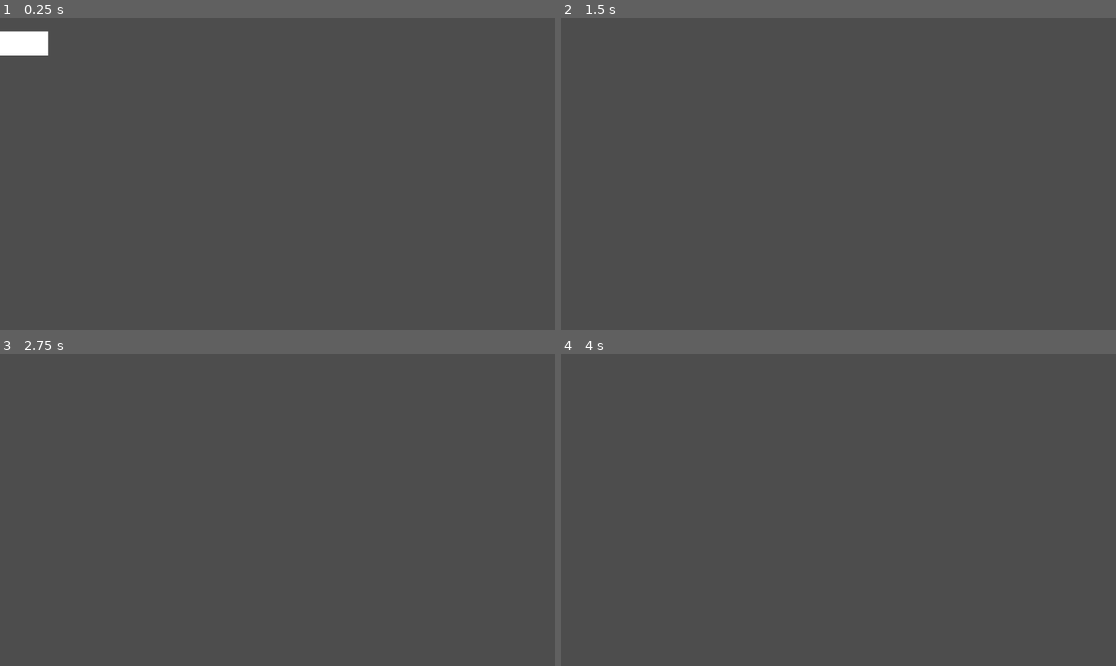
Above: before the commit, frames 1-4 (two rows, left to right).
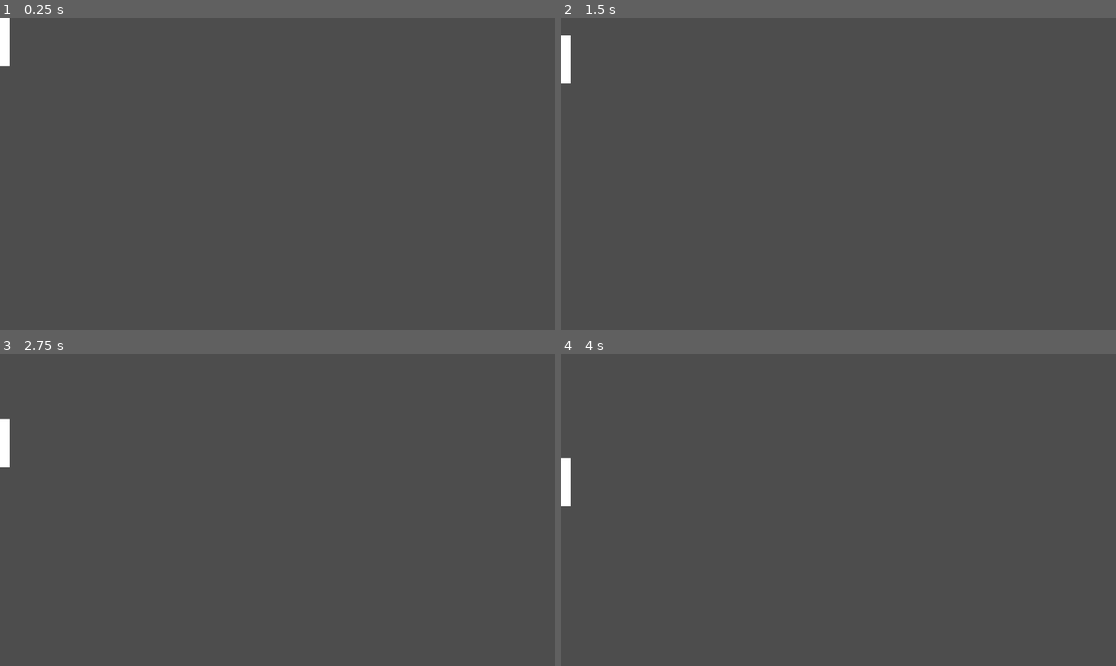
Above: after the commit, the same moments.

Repository: andreiraphel/Pong
Game: Godot game, scene res://player_1.tscn
Same seed, same stepped clock (60 frames per second), same inputs: the game is played once before the commit and once after it. The project has no main scene, so this scene is started directly.
Inputs:
- Up to frame 1 (0.25 s): no input
- Up to frame 2 (1.5 s): hold Down (ui_down) from 1.28 s (still down)
- Up to frame 3 (2.75 s): release Down (ui_down) at 2.03 s
- Up to frame 4 (4 s): tap Enter at 2.75 s; tap Space at 3.5 s; hold Down (ui_down) from 3.53 s (still down)

The runs differ from the first frame. In frame 1, 0.7% of the frame differs, in the area x 0-9%, y 0-16%; in frame 2, 0.3%; in frame 3, 0.3%; in frame 4, 0.3%.

Commit message:
Added player

Diff:
--- a/player_1.gd
+++ b/player_1.gd
@@ -1,4 +1,4 @@
-extends RigidBody2D
+extends StaticBody2D
 
 
 # Called when the node enters the scene tree for the first time.
@@ -8,7 +8,5 @@
 
 # Called every frame. 'delta' is the elapsed time since the previous frame.
 func _process(delta):
-	pass
-
-func _draw():
-	draw_rect(Rect2(0, 0, 100, 50), Color(1, 1, 1))
+	if Input.is_action_just_pressed("ui_down"):
+		position += Vector2(0, 1)
--- a/player_1.tscn
+++ b/player_1.tscn
@@ -1,8 +1,33 @@
-[gd_scene load_steps=2 format=3 uid="uid://bt2q26qx4qmyn"]
+[gd_scene load_steps=3 format=3 uid="uid://cc2kbng7weyg4"]
 
-[ext_resource type="Script" path="res://player_1.gd" id="1_hixpy"]
+[sub_resource type="GDScript" id="GDScript_tkdcc"]
+script/source = "extends StaticBody2D
 
-[node name="RigidBody2D" type="RigidBody2D"]
-script = ExtResource("1_hixpy")
+const MOVEMENT_SPEED = 3
+# Called when the node enters the scene tree for the first time.
+func _ready():
+	pass # Replace with function body.
+
+
+# Called every frame. 'delta' is the elapsed time since the previous frame.
+func _process(delta):
+	if Input.is_action_pressed(\"ui_down\"):
+		position += Vector2(0, MOVEMENT_SPEED)
+
+	if Input.is_action_pressed(\"ui_up\"):
+		position += Vector2(0, -MOVEMENT_SPEED)
+"
+
+[sub_resource type="RectangleShape2D" id="RectangleShape2D_bjypc"]
+size = Vector2(20, 100)
+
+[node name="Player_1" type="StaticBody2D"]
+script = SubResource("GDScript_tkdcc")
 
 [node name="CollisionShape2D" type="CollisionShape2D" parent="."]
+position = Vector2(10, 50)
+shape = SubResource("RectangleShape2D_bjypc")
+
+[node name="ColorRect" type="ColorRect" parent="."]
+offset_right = 20.0
+offset_bottom = 100.0
